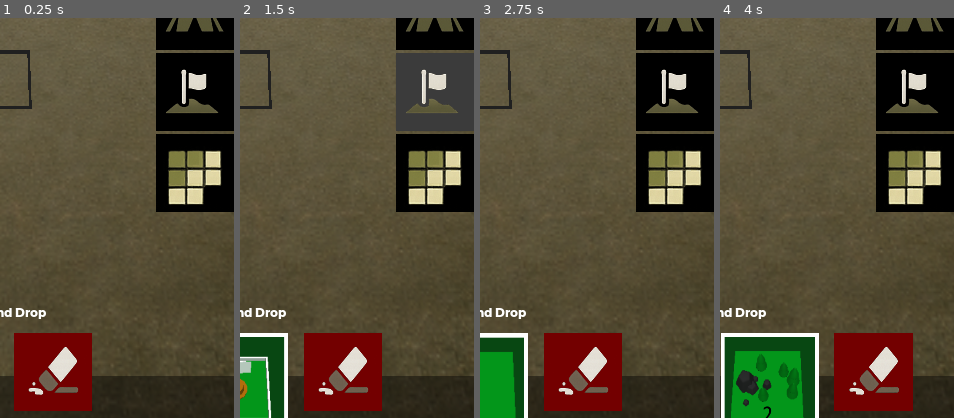
Above: before the commit, frames 1-4 (left to right).
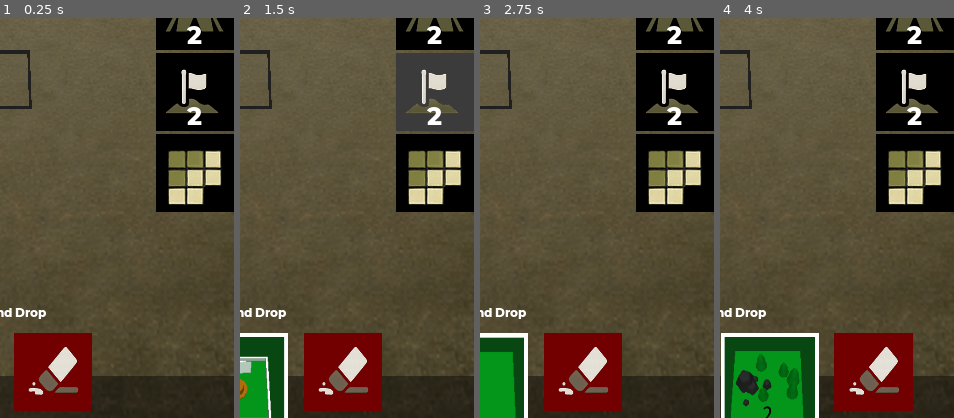
Above: after the commit, the same moments.

Repository: renosyah/no-frontier
Game: Godot game, scene res://menu/editor/editor.tscn
Same seed, same stepped clock (60 frames per second), same inputs: the game is played once before the commit and once after it. This scene is started directly instead of the project's main scene.
Inputs (mouse positions are % of the whole screen's width and height, from its top left):
- Up to frame 1 (0.25 s): no input
- Up to frame 2 (1.5 s): click (92, 40) at 0.5 s; click (92, 50) at 1.25 s
- Up to frame 3 (2.75 s): click (8, 40) at 2 s
- Up to frame 4 (4 s): click (8, 50) at 2.75 s; click (8, 61) at 3.5 s
The pictures show only the part of the screen within x 50-100%, y 41-91%; the shares and areas given below are measured in that part.

The runs differ from the first frame. In frame 1, 0.4% of the frame differs, in the area x 79-87%, y 2-27%; in frame 2, 0.4%; in frame 3, 0.4%; in frame 4, 0.4%.
Error in both runs: Invalid get index 'map_name' (on base: 'Nil'). (res://menu/editor/editor.gd:24)

Commit message:
editor load & save map

Diff:
--- a/data/tile_map/tile_map_file_data.gd
+++ b/data/tile_map/tile_map_file_data.gd
@@ -16,6 +16,18 @@
 		x.from_dictionary(i)
 		tiles.append(x)
 
+	objects = [] # [ MapObjectData ]
+	for i in _data["objects"]:
+		var x :MapObjectData = MapObjectData.new()
+		x.from_dictionary(i)
+		objects.append(x)
+
+	navigations = [] # [ NavigationData ]
+	for i in _data["navigations"]:
+		var x :NavigationData = NavigationData.new()
+		x.from_dictionary(i)
+		navigations.append(x)
+
 func to_dictionary() -> Dictionary :
 	var _data :Dictionary = {}
 	_data["tile_ids"] = tile_ids.duplicate() # { Vector2: int }
@@ -25,4 +37,14 @@
 		var x :TileMapData = i
 		_data["tiles"].append(x.to_dictionary())
 
+	_data["objects"] = [] # [ MapObjectData ]
+	for i in objects:
+		var x :MapObjectData = i
+		_data["objects"].append(x.to_dictionary())
+
+	_data["navigations"] = [] # [ NavigationData ]
+	for i in navigations:
+		var x :NavigationData = i
+		_data["navigations"].append(x.to_dictionary())
+
 	return _data
--- a/global/global.gd
+++ b/global/global.gd
@@ -1,10 +1,40 @@
 extends Node
+
+signal map_loaded
+signal map_saved
+
+func _ready():
+	_init_save_load_map()
 
 ##########################################  camera strict  ############################################
 
 onready var camera_limit_bound = Vector3(3, 0, 2)
 
 ##########################################  map editor  ############################################
+# for load and save maps
+const map_dir = "map"
+var save_load_map :SaveLoadImproved
+
+onready var grand_map_manifest_datas :Array = [] # [ GrandMapFileManifest ]
+
+func _init_save_load_map():
+	save_load_map = preload("res://addons/save_load/save_load_improve.tscn").instance()
+	add_child(save_load_map)
+
+func load_maps() :
+	grand_map_manifest_datas.clear()
+	var list :PoolStringArray = Utils.get_all_resources("user://%s/" % map_dir, ["manifest"])
+	for i in list:
+		var m :GrandMapFileManifest = GrandMapFileManifest.new()
+		var data = SaveLoad.load_save(i,false)
+		m.from_dictionary(data)
+		grand_map_manifest_datas.append(m)
+
+func save_map(filename :String, data, use_prefix = true):
+	var path = "%s/%s" %[map_dir, filename] if use_prefix else filename
+	save_load_map.save_data_async(path, data, use_prefix)
+
+# for editor
 onready var grand_map_manifest_data :GrandMapFileManifest
 onready var grand_map_data :TileMapFileData
 onready var grand_map_mission_data :GrandMapFileMission
@@ -12,7 +42,7 @@
 
 func empty_map_data():
 	grand_map_manifest_data = GrandMapFileManifest.new()
-	grand_map_manifest_data.map_name = "Ia Drang"
+	grand_map_manifest_data.map_name = RandomNameGenerator.generate_name()
 	grand_map_manifest_data.map_size = 2
 
 	grand_map_data = TileMapUtils.generate_basic_tile_map(grand_map_manifest_data.map_size)
@@ -22,3 +52,20 @@
 	grand_map_mission_data.points = []
 
 	battle_map_datas = {}
+
+##########################################  util  ############################################
+func save_ss(map_name:String) -> String:
+	var img: Image = get_viewport().get_texture().get_data()
+	img.flip_y()
+
+	var w = img.get_width()
+	var h = img.get_height()
+	var crop_rect = Rect2((w - 512)/2, (h - 512)/2, 512, 512)
+	var img_path = "user://%s/%s.png" % [map_dir, map_name]
+	var cropped_img = Image.new()
+	cropped_img.create(512, 512, false, img.get_format())
+	cropped_img.blit_rect(img, crop_rect, Vector2(0,0))
+	cropped_img.save_png(img_path)
+	yield(get_tree(),"idle_frame")
+
+	return img_path
--- a/menu/editor/editor.gd
+++ b/menu/editor/editor.gd
@@ -22,6 +22,8 @@
 	ui.movable_camera_ui.camera_limit_bound = Global.camera_limit_bound
 
 	ui.map_name.text = grand_map_manifest_data.map_name
+	update_base_point_quota()
+
 	border.scale = Vector3.ONE * ((grand_map_manifest_data.map_size * 2) + 1.4)
 
 	get_tree().set_quit_on_go_back(false)
@@ -46,6 +48,10 @@
 
 func on_back_pressed():
 	get_tree().change_scene("res://menu/editor_menu/editor_menu.tscn")
+
+func update_base_point_quota():
+	ui.base_qty.text = "%s" % (2 - grand_map_mission_data.bases.size())
+	ui.point_qty.text = "%s" % (3 - grand_map_mission_data.points.size())
 
 func show_selection(at :Vector3,show :bool):
 	selection.visible = show
@@ -66,6 +72,14 @@
 	if data.tile_type == 2:
 		grand_map.remove_spawned_object(data.id)
 
+		if grand_map_mission_data.bases.has(data.id):
+			grand_map_mission_data.bases.erase(data.id)
+
+		if grand_map_mission_data.points.has(data.id):
+			grand_map_mission_data.points.erase(data.id)
+
+	update_base_point_quota()
+
 func _on_ui_on_add_object(data :MapObjectData):
 	show_selection(Vector3.ZERO, false)
 
@@ -93,6 +107,7 @@
 	grand_map.update_spawned_object(data)
 
 	grand_map_mission_data.points.append(data.id)
+	update_base_point_quota()
 
 func _on_ui_on_add_base(data :MapObjectData):
 	show_selection(Vector3.ZERO, false)
@@ -109,6 +124,7 @@
 	grand_map.update_spawned_object(data)
 
 	grand_map_mission_data.bases.append(data.id)
+	update_base_point_quota()
 
 func _on_ui_on_remove_object(pos):
 	show_selection(Vector3.ZERO, false)
@@ -121,6 +137,8 @@
 
 	if grand_map_mission_data.points.has(tile.id):
 		grand_map_mission_data.points.erase(tile.id)
+
+	update_base_point_quota()
 
 func _on_ui_on_card_dragging(pos):
 	var tile = grand_map.get_closes_tile(pos)
@@ -152,7 +170,41 @@
 	var tile = grand_map.get_closes_tile(pos)
 	print("zoom in to : %s" % tile.to_dictionary())
 
+func _save_mission(map_name :String) -> String:
+	var file_path = "user://%s/%s.mission" % [Global.map_dir,map_name]
+	Global.save_map(file_path, grand_map_mission_data.to_dictionary(), false)
+	yield(Global.save_load_map,"save_done")
+	return file_path
+
+func _save_map(map_name :String) -> String:
+	var file_path = "user://%s/%s.map" % [Global.map_dir, map_name]
+	Global.save_map(file_path, grand_map_data.to_dictionary(), false)
+	yield(Global.save_load_map,"save_done")
+	return file_path
+
+func _save_manifest(map_name :String, map_file:String, mission_file:String):
+	var file_path = "user://%s/%s.manifest" % [Global.map_dir, map_name]
+	var img_path = yield(Global.save_ss(map_name), "completed")
+
+	grand_map_manifest_data.map_name = map_name
+	grand_map_manifest_data.map_image_file_path = img_path
+	grand_map_manifest_data.map_file_path = map_file
+	grand_map_manifest_data.mission_file_path = mission_file
+	grand_map_manifest_data.battle_map_files = {} # todo
+
+	SaveLoad.save(file_path, grand_map_manifest_data.to_dictionary(), false)
+
 func _on_ui_on_save():
-	# save some shit
-	grand_map_manifest_data.map_name = ui.map_name.text
+	var map_name :String = ui.map_name.text
+	if map_name.empty():
+		return
+
+	ui.set_visible(false)
+	movable_camera_custom.translation = Vector3(0, 5, 2)
+	yield(get_tree().create_timer(0.6),"timeout")
+
+	var map_file = yield(_save_map(map_name),"completed")
+	var mission_file = yield(_save_mission(map_name),"completed")
+	yield(_save_manifest(map_name,map_file,mission_file),"completed")
+
 	on_back_pressed()
--- a/menu/editor/ui/ui.gd
+++ b/menu/editor/ui/ui.gd
@@ -15,7 +15,7 @@
 	preload("res://scenes/tile_objects/grand/forest_1.tscn"),
 	preload("res://scenes/tile_objects/grand/forest_2.tscn")
 ]
-
+onready var control = $CanvasLayer/Control
 onready var movable_camera_ui = $CanvasLayer/movable_camera_ui
 onready var tile_options = [$CanvasLayer/Control/VBoxContainer/HBoxContainer2/VBoxContainer/ground_tile, $CanvasLayer/Control/VBoxContainer/HBoxContainer2/VBoxContainer/water_tile, $CanvasLayer/Control/VBoxContainer/HBoxContainer2/VBoxContainer/object_forest]
 onready var map_options = [$CanvasLayer/Control/VBoxContainer/HBoxContainer2/VBoxContainer2/faction_base, $CanvasLayer/Control/VBoxContainer/HBoxContainer2/VBoxContainer2/capture_point]
@@ -26,6 +26,8 @@
 onready var remove_object_card = $CanvasLayer/Control/VBoxContainer/HBoxContainer3/object_remove_card
 onready var zoom_in_card = $CanvasLayer/Control/VBoxContainer/HBoxContainer3/zoom_in_card
 onready var map_name = $CanvasLayer/Control/VBoxContainer/HBoxContainer/ColorRect/map_name
+onready var base_qty = $CanvasLayer/Control/VBoxContainer/HBoxContainer2/VBoxContainer2/faction_base/Label
+onready var point_qty = $CanvasLayer/Control/VBoxContainer/HBoxContainer2/VBoxContainer2/capture_point/Label2
 
 func _ready():
 	var card_idx = 0
@@ -43,6 +45,11 @@
 		card.connect("on_cancel", self, "_on_card_grab_cancel")
 
 	hide_cards()
+
+func set_visible(value):
+	.set_visible(value)
+
+	control.visible = value
 
 func on_card_release(card :DragableCard, at :Vector2):
 	if card == remove_object_card:
--- a/menu/editor/ui/ui.tscn
+++ b/menu/editor/ui/ui.tscn
@@ -23,6 +23,7 @@
 [ext_resource path="res://assets/user_interface/icons/back_fill.png" type="Texture" id=21]
 [ext_resource path="res://assets/user_interface/icons/editor_menu_icon/save.png" type="Texture" id=22]
 [ext_resource path="res://assets/user_interface/icons/editor_menu_card/forest_tile_card_2.png" type="Texture" id=23]
+[ext_resource path="res://assets/user_interface/fonts/montserrat_eb_32.tres" type="DynamicFont" id=24]
 
 [node name="ui" type="Control"]
 anchor_right = 1.0
@@ -227,12 +228,32 @@
 button_image = ExtResource( 8 )
 manual_toggle = true
 
+[node name="Label" type="Label" parent="CanvasLayer/Control/VBoxContainer/HBoxContainer2/VBoxContainer2/faction_base"]
+anchor_top = 1.0
+anchor_right = 1.0
+anchor_bottom = 1.0
+margin_top = -40.0
+custom_fonts/font = ExtResource( 24 )
+text = "2"
+align = 1
+valign = 1
+
 [node name="capture_point" parent="CanvasLayer/Control/VBoxContainer/HBoxContainer2/VBoxContainer2" instance=ExtResource( 4 )]
 margin_top = 262.0
 margin_bottom = 362.0
 button_image = ExtResource( 10 )
 manual_toggle = true
 
+[node name="Label2" type="Label" parent="CanvasLayer/Control/VBoxContainer/HBoxContainer2/VBoxContainer2/capture_point"]
+anchor_top = 1.0
+anchor_right = 1.0
+anchor_bottom = 1.0
+margin_top = -40.0
+custom_fonts/font = ExtResource( 24 )
+text = "2"
+align = 1
+valign = 1
+
 [node name="show_nav" parent="CanvasLayer/Control/VBoxContainer/HBoxContainer2/VBoxContainer2" instance=ExtResource( 4 )]
 margin_top = 366.0
 margin_bottom = 466.0
--- a/menu/editor_menu/button/edit_map_button.gd
+++ b/menu/editor_menu/button/edit_map_button.gd
@@ -1,6 +1,20 @@
 extends MarginContainer
 
 signal pressed
+var data :GrandMapFileManifest
+
+onready var texture_rect = $Button/TextureRect
+onready var label = $Button/ColorRect2/Label
+
+func _ready():
+	var img = Image.new()
+	img.load(data.map_image_file_path)
+
+	var tex = ImageTexture.new()
+	tex.create_from_image(img)
+
+	texture_rect.texture = tex
+	label.text = data.map_name
 
 func _on_Button_pressed():
 	emit_signal("pressed")
--- a/menu/editor_menu/button/edit_map_button.tscn
+++ b/menu/editor_menu/button/edit_map_button.tscn
@@ -1,6 +1,6 @@
 [gd_scene load_steps=4 format=2]
 
-[ext_resource path="res://assets/user_interface/icons/editor_menu_icon/grand_map.png" type="Texture" id=1]
+[ext_resource path="res://assets/user_interface/fonts/montserrat_eb_14.tres" type="DynamicFont" id=1]
 [ext_resource path="res://assets/user_interface/fonts/montserrat_eb_32.tres" type="DynamicFont" id=2]
 [ext_resource path="res://menu/editor_menu/button/edit_map_button.gd" type="Script" id=3]
 
@@ -34,7 +34,27 @@
 anchor_right = 1.0
 anchor_bottom = 1.0
 mouse_filter = 2
-texture = ExtResource( 1 )
 expand = true
 
+[node name="ColorRect2" type="ColorRect" parent="Button"]
+anchor_left = 0.5
+anchor_top = 1.0
+anchor_right = 0.5
+anchor_bottom = 1.0
+margin_left = -65.0
+margin_top = -30.0
+margin_right = 65.0
+rect_min_size = Vector2( 0, 30 )
+mouse_filter = 2
+color = Color( 0, 0, 0, 1 )
+
+[node name="Label" type="Label" parent="Button/ColorRect2"]
+anchor_right = 1.0
+anchor_bottom = 1.0
+custom_fonts/font = ExtResource( 1 )
+align = 1
+valign = 1
+autowrap = true
+max_lines_visible = 1
+
 [connection signal="pressed" from="Button" to="." method="_on_Button_pressed"]
--- a/menu/editor_menu/ui/ui.gd
+++ b/menu/editor_menu/ui/ui.gd
@@ -3,28 +3,24 @@
 const edit_map_button = preload("res://menu/editor_menu/button/edit_map_button.tscn")
 
 onready var grid_container = $CanvasLayer/Control/VBoxContainer/ScrollContainer/GridContainer
-onready var loaded_maps = []
 onready var loaded_maps_edit_buttons = []
 
 func _ready():
 	get_tree().set_quit_on_go_back(false)
 	get_tree().set_auto_accept_quit(false)
 
-	_load_maps()
+	Global.load_maps()
 	_show_maps()
-
-func _load_maps():
-	# load maps from disk
-	# added it to array of loaded_maps
-	pass
 
 func _show_maps():
 	for i in loaded_maps_edit_buttons:
 		grid_container.remove_child(i)
 	loaded_maps_edit_buttons.clear()
 
-	for i in loaded_maps:
+	for i in Global.grand_map_manifest_datas:
+		var data :GrandMapFileManifest = i
 		var loaded_maps_edit_button = edit_map_button.instance()
+		loaded_maps_edit_button.data = data
 		loaded_maps_edit_button.connect("pressed", self, "_loaded_maps_edit_button_pressed", [i])
 		grid_container.add_child(loaded_maps_edit_button)
 		grid_container.move_child(loaded_maps_edit_button, 0)
@@ -46,8 +42,21 @@
 func _on_back_pressed():
 	on_back_pressed()
 
-func _loaded_maps_edit_button_pressed(map):
-	# set map to EditorGlobal map data
+func _loaded_maps_edit_button_pressed(manif :GrandMapFileManifest):
+	Global.grand_map_manifest_data = manif
+
+	Global.save_load_map.load_data_async(manif.map_file_path,false)
+	var results = yield(Global.save_load_map,"load_done")
+	Global.grand_map_data = TileMapFileData.new()
+	Global.grand_map_data.from_dictionary(results[1])
+
+	Global.save_load_map.load_data_async(manif.mission_file_path,false)
+	results = yield(Global.save_load_map,"load_done")
+	Global.grand_map_mission_data = GrandMapFileMission.new()
+	Global.grand_map_mission_data.from_dictionary(results[1])
+
+	Global.battle_map_datas = {} # todo
+
 	get_tree().change_scene("res://menu/editor/editor.tscn")
 
 func _on_add_map_button_pressed():
Not shown: 1 places in menu/editor/ui/ui.tscn that only renumber resources
